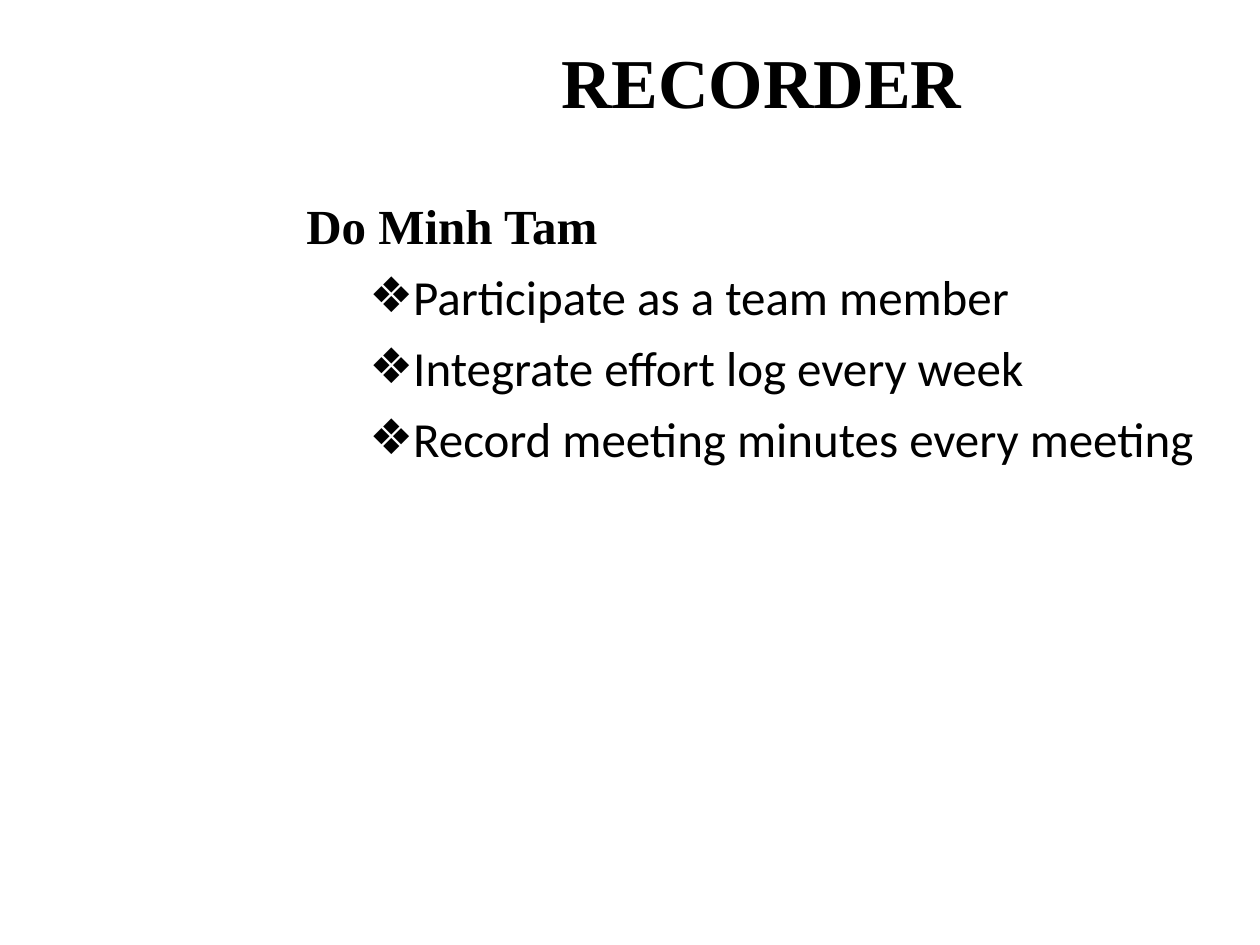
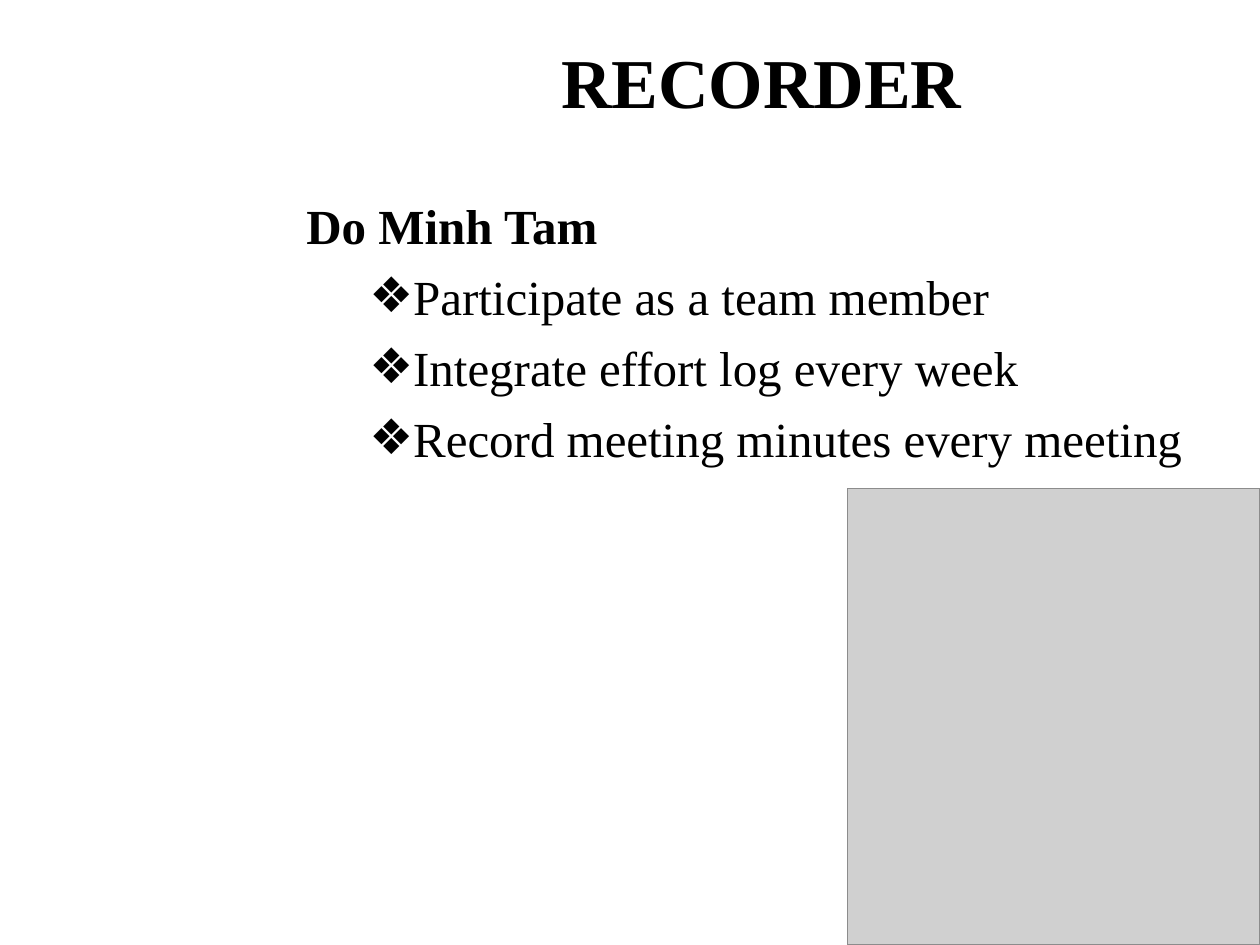
Before and after one commit to T138384/vlu-k15t1-team11, a slide deck: slide 11 of SMA - Software Measurement & Analysis/Asignment-01/K15T1-Team11-Team Assignment1/K15T1-Team11-Team Assignment1.ppt. Drawn at 1260x945 pixels with LibreOffice and Linux fonts; fonts in the diff are those of the drawing; grey boxes stand for pictures; background and template pictures are left out. Boxes give left, top, right and bottom in pixels: in the first picture for what was removed or moved away, otherwise in the second. Text is boxed around its words. In the diff, an @@ line names an element or a change of style, - is before the commit and + after.

```diff
--- a/SMA - Software Measurement & Analysis/Asignment-01/K15T1-Team11-Team Assignment1/K15T1-Team11-Team Assignment1.ppt
+++ b/SMA - Software Measurement & Analysis/Asignment-01/K15T1-Team11-Team Assignment1/K15T1-Team11-Team Assignment1.ppt
@@ text at <box>413,281,1182,467</box>: font Calibri to Times New Roman @@
@@ picture added at <box>848,489,1260,945</box> @@
```
Also in this commit, not shown: 9 other slides changed, 1 slide added, 1 slide removed, 2 other files.
